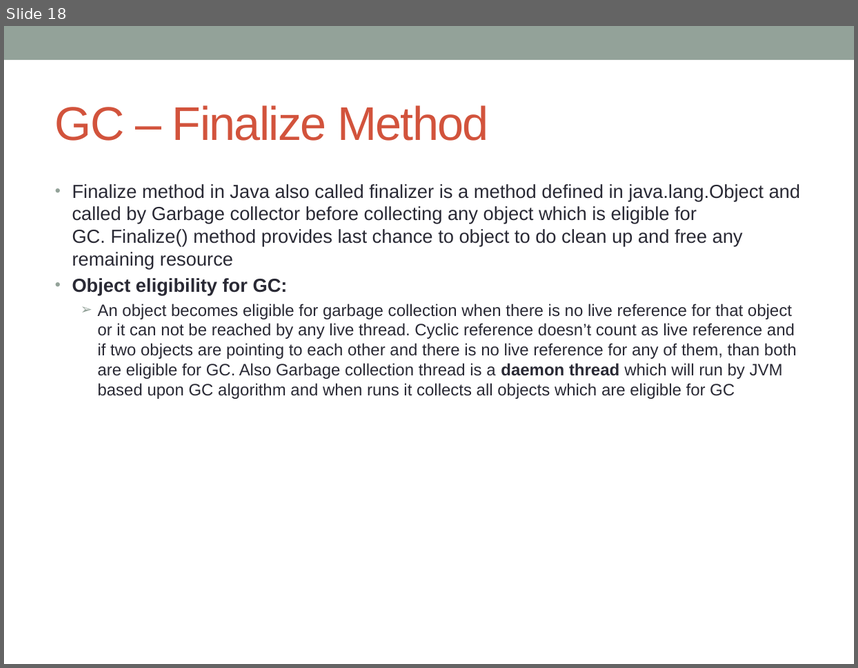
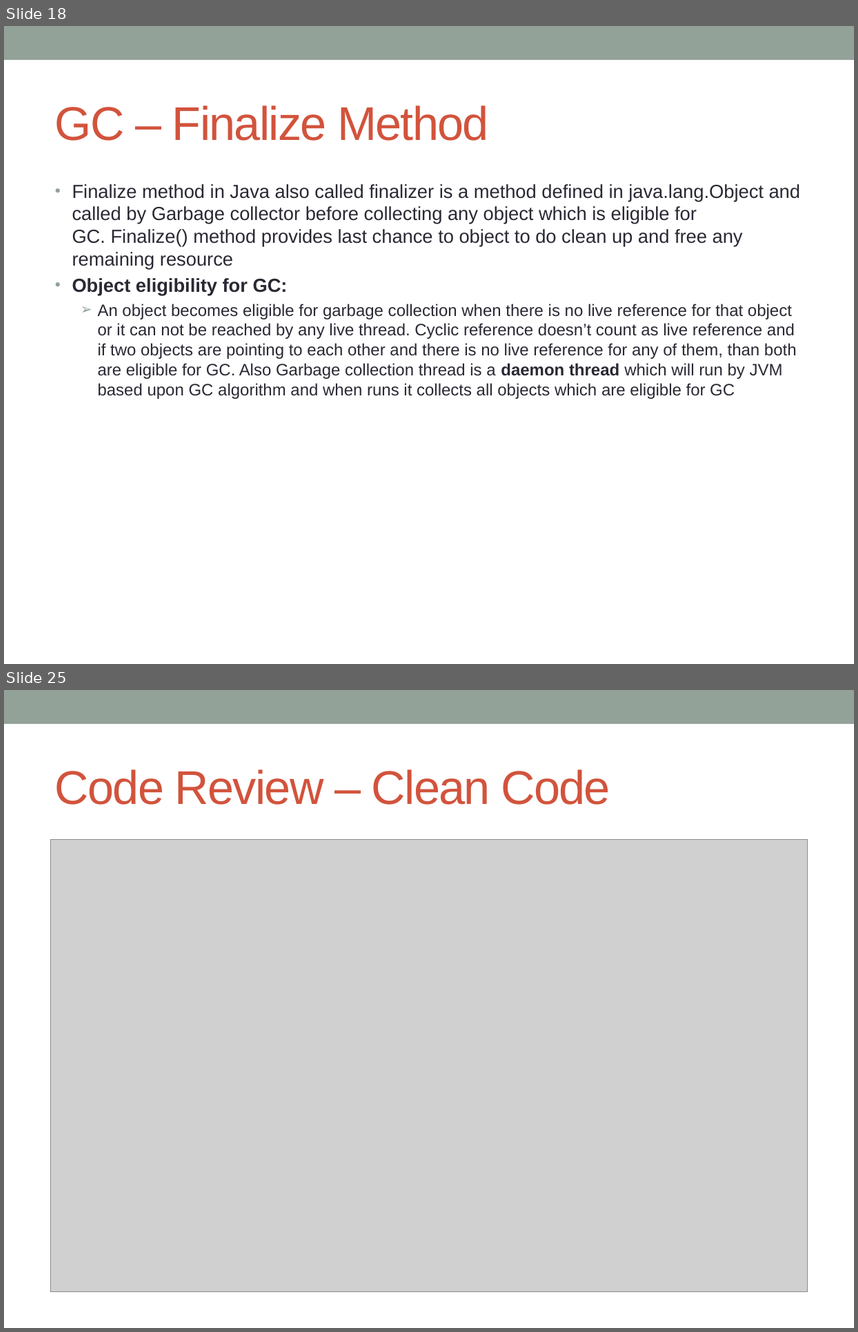
Before and after one commit to notionquest/ProjectDocumentation, a slide deck: CoreJava.pptx. Shown one above the other, each under a label of ours: slide 18 before the commit, slides 18 and 25 after it; the slides between them are not shown. The pictures are 858x668 and 858x1332 pixels, drawn with LibreOffice and Linux fonts; fonts in the diff are those of the drawing; grey boxes stand for pictures. Boxes give left, top, right and bottom in pixels: in the first picture for what was removed or moved away, otherwise in the second. Text is boxed around its words. In the diff, an @@ line names an element or a change of style, - is before the commit and + after.

```diff
--- a/CoreJava.pptx
+++ b/CoreJava.pptx
@@ slide 25 added at [4, 690, 854, 1328], background #FFFFFF; not listed: 1 template element that a slide beside it also shows @@
@@ title added at [55, 769, 610, 805], 40 pt, text #D2533C @@
+Code Review – Clean Code
@@ picture added at [51, 840, 808, 1291] @@
```
Also in this commit, not shown: 1 slide changed, 8 other slides added, 6 other files.
